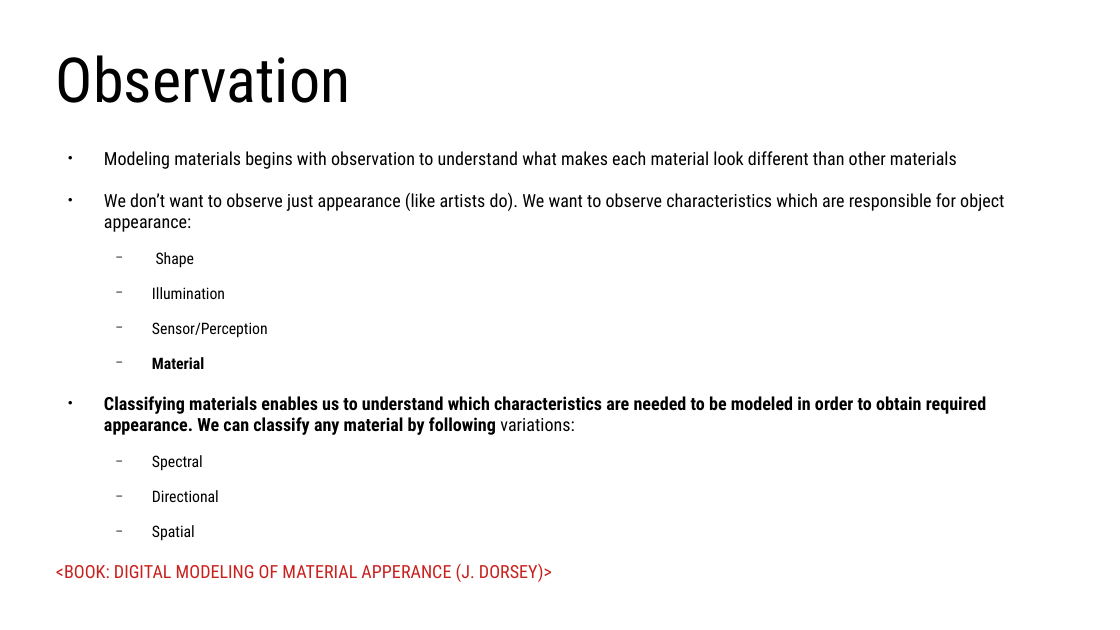
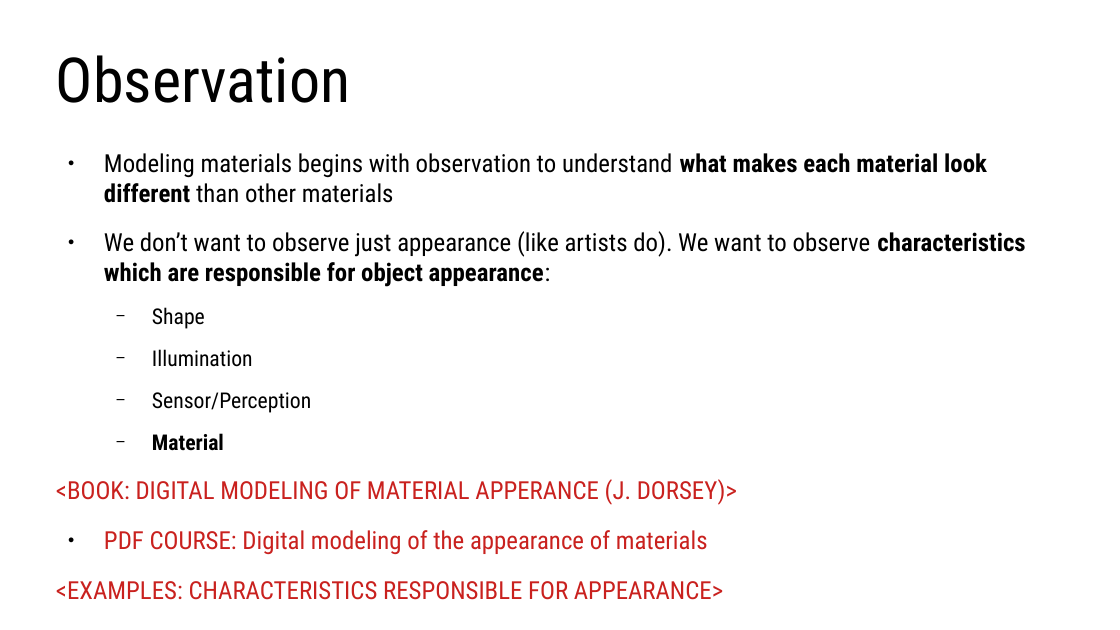
Before and after one commit to lorentzo/IntroductionToComputerGraphics, a slide deck: slide 4 of lectures/3_foundations_3d_scene/3_2_2_3D_models_material.odp. Drawn at 1120x630 pixels with LibreOffice and Linux fonts; fonts in the diff are those of the drawing. Boxes give left, top, right and bottom in pixels: in the first picture for what was removed or moved away, otherwise in the second. Text is boxed around its words. In the diff, an @@ line names an element or a change of style, - is before the commit and + after.

Commit message:
material

```diff
--- a/lectures/3_foundations_3d_scene/3_2_2_3D_models_material.odp
+++ b/lectures/3_foundations_3d_scene/3_2_2_3D_models_material.odp
@@ text at [56, 153, 1025, 505]: size 12.8 to 17.6 pt in "Modeling materials begins with observation to understand ...", "We don’t want to observe just appearance ...", "<BOOK: DIGITAL MODELING OF MATERIAL APPERANCE (J. ..."; bold on in "what makes each material look different", "characteristics which are responsible for object appearance:"; size 11.2 to 15.4 pt in "Shape", "Illumination", "Sensor/Perception", "Material" @@
@@ text at [104, 396, 986, 541]: paragraphs removed @@
-● Classifying materials enables us to understand which characteristics are needed to be modeled in order to obtain required appearance. We can classify any material by following variations:
-  − Spectral
-  − Directional
-  − Spatial
@@ text at [104, 530, 708, 554]: paragraphs added @@
+● PDF COURSE: Digital modeling of the appearance of materials
+<EXAMPLES: CHARACTERISTICS RESPONSIBLE FOR APPEARANCE>
```
Also in this commit, not shown: 8 other slides changed, 20 slides added, 1 slide removed, 1 other file.
